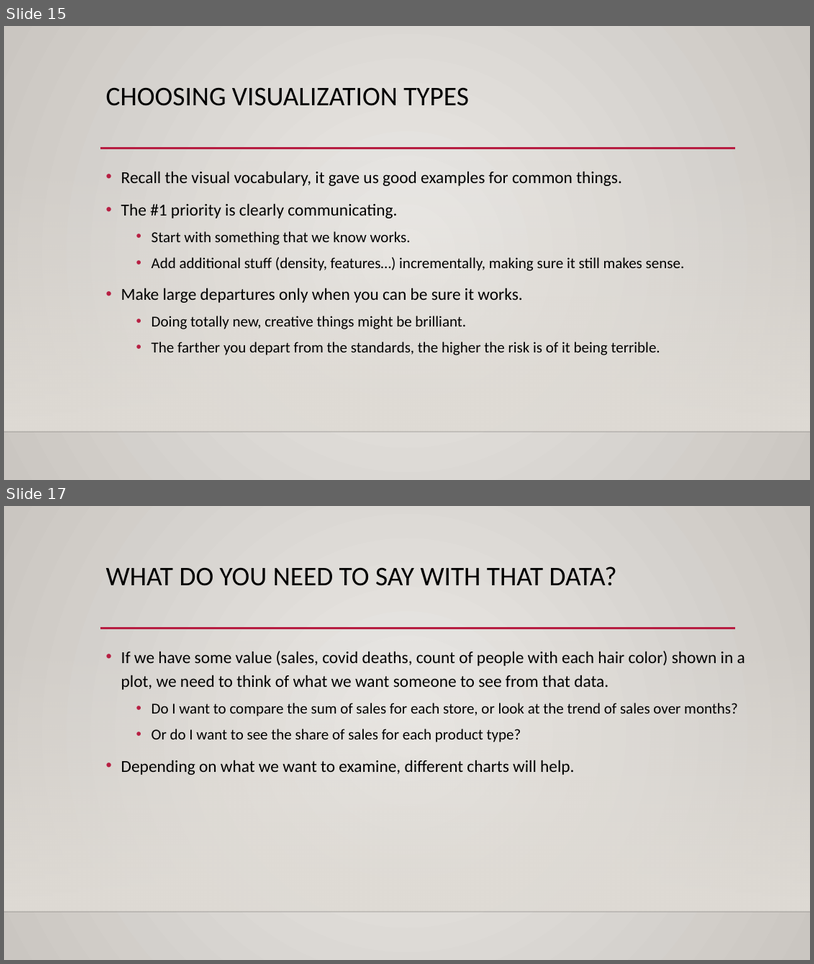
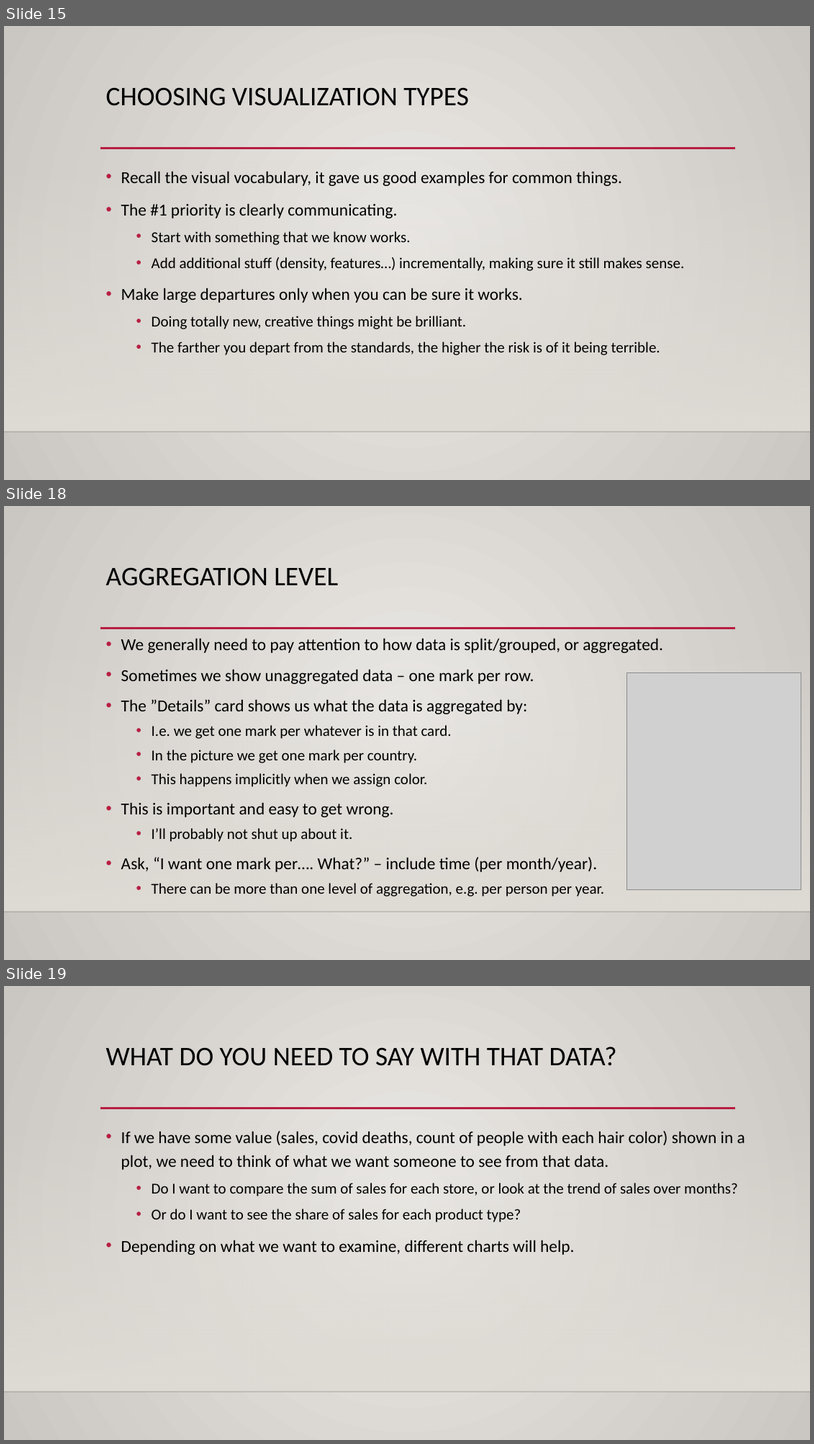
Before and after one commit to AkeemSemper/ml_datasets, a slide deck: slides/chapter_5.pptx. Shown one above the other, each under a label of ours: slides 15 and 17 before the commit, slides 15, 18 and 19 after it; the slides between them are not shown. The pictures are 814x964 and 814x1444 pixels, drawn with LibreOffice and Linux fonts; fonts in the diff are those of the drawing; grey boxes stand for pictures; background and template pictures are left out. Boxes give left, top, right and bottom in pixels: in the first picture for what was removed or moved away, otherwise in the second. Text is boxed around its words. In the diff, an @@ line names an element or a change of style, - is before the commit and + after.

```diff
--- a/slides/chapter_5.pptx
+++ b/slides/chapter_5.pptx
@@ slide 18 added at [4, 506, 810, 960], background gradient #ECEAE7 to #CAC7C1; not listed: 3 template elements that a slide beside it also shows @@
@@ title added at [106, 567, 338, 586], 32 pt, text #000000 @@
+AGGREGATION LEVEL
@@ text added at [121, 638, 664, 896], 20 pt, text #000000 @@
+• We generally need to pay attention to how data is split/grouped, or aggregated.
+• Sometimes we show unaggregated data – one mark per row.
+• The ”Details” card shows us what the data is aggregated by:
+  • I.e. we get one mark per whatever is in that card.
+  • In the picture we get one mark per country.
+  • This happens implicitly when we assign color.
+• This is important and easy to get wrong.
+  • I’ll probably not shut up about it.
+• Ask, “I want one mark per…. What?” – include time (per month/year).
+  • There can be more than one level of aggregation, e.g. per person per year.
@@ picture added at [627, 672, 802, 889] @@
@@ what was slide 17 is now slide 19 @@
```
Also in this commit, not shown: 3 slides changed, 3 other slides added.
